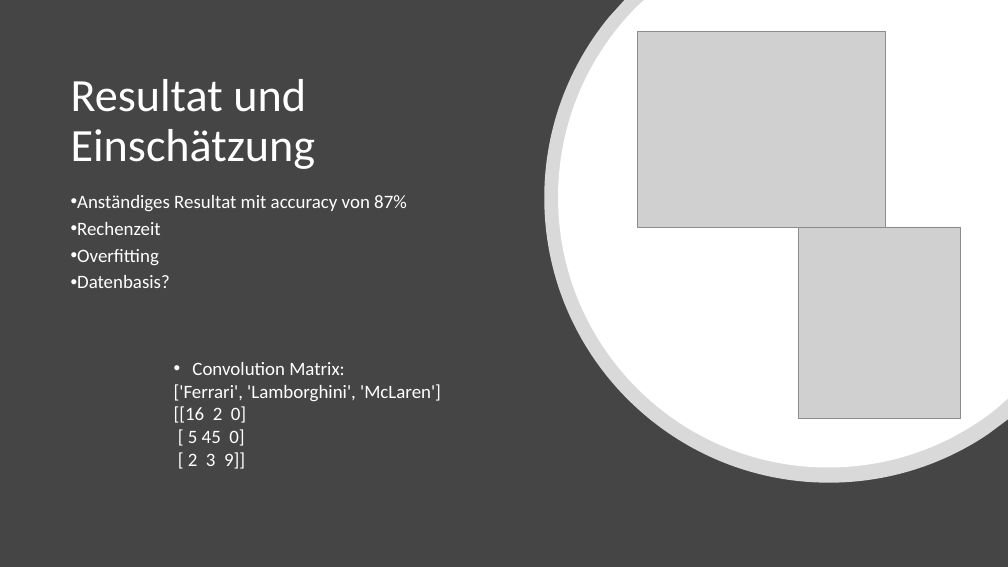
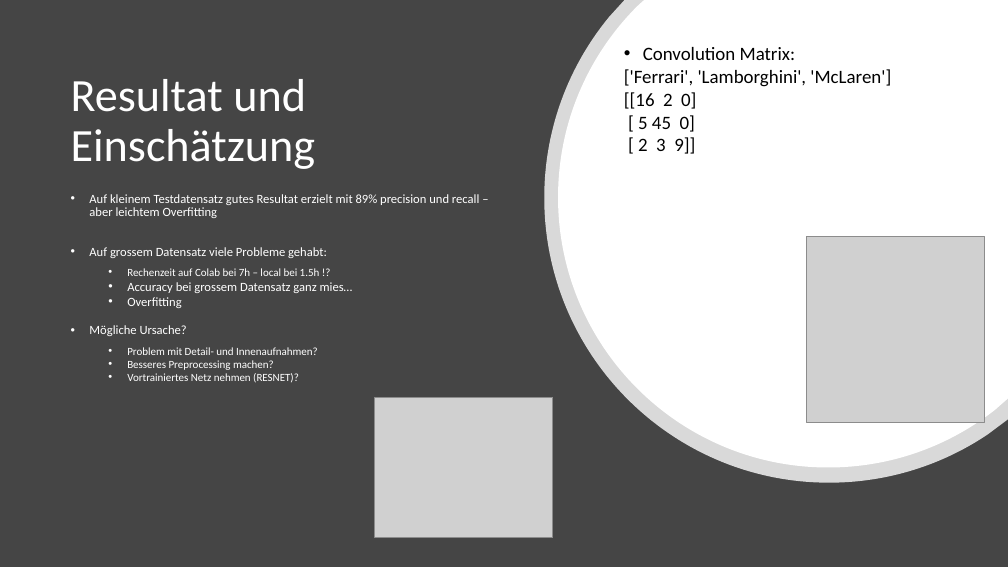
Before and after one commit to alexweltgeist/automarken_cnn, a slide deck: slide 6 of Automarken_CuponeFurrer.pptx. Drawn at 1008x567 pixels with LibreOffice and Linux fonts; fonts in the diff are those of the drawing; grey boxes stand for pictures. Boxes give left, top, right and bottom in pixels: in the first picture for what was removed or moved away, otherwise in the second. Text is boxed around its words. In the diff, an @@ line names an element or a change of style, - is before the commit and + after.

```diff
--- a/Automarken_CuponeFurrer.pptx
+++ b/Automarken_CuponeFurrer.pptx
@@ rectangle "Convolution Matrix:": place and size @@
-rectangle "Convolution Matrix:" at (174, 362, 441, 469)
+rectangle "Convolution Matrix:" at (612, 39, 1001, 161)
@@ rectangle "Convolution Matrix:" at (612, 39, 1001, 161): text colour #FFFFFF to #000000; outline none to #FFFFFF 2.25 pt @@
@@ text at (89, 194, 479, 293): text changed; size 18 to 12 pt @@
-• Anständiges Resultat mit accuracy von 87%
-• Rechenzeit
+• Auf kleinem Testdatensatz gutes Resultat erzielt mit 89% precision und recall – aber leichtem Overfitting
+• Auf grossem Datensatz viele Probleme gehabt:
+  • Rechenzeit auf Colab bei 7h – local bei 1.5h !?
+  • Accuracy bei grossem Datensatz ganz mies…
@@ picture: place and size @@
-picture at (799, 227, 961, 418)
+picture at (807, 236, 985, 422)
@@ text at (127, 297, 181, 308): size 18 to 12 pt in "Overfitting"; list level 1 to 2 in "Overfitting"; line spacing 0.9 to 1 @@
@@ text at (89, 325, 318, 383): text changed; size 18 to 10.5 pt @@
-• Datenbasis?
+• Mögliche Ursache?
+  • Problem mit Detail- und Innenaufnahmen?
+  • Besseres Preprocessing machen?
+  • Vortrainiertes Netz nehmen (RESNET)?
@@ picture: place and size @@
-picture at (637, 32, 885, 227)
+picture at (374, 397, 553, 538)
```
Also in this commit, not shown: 4 other slides changed.
